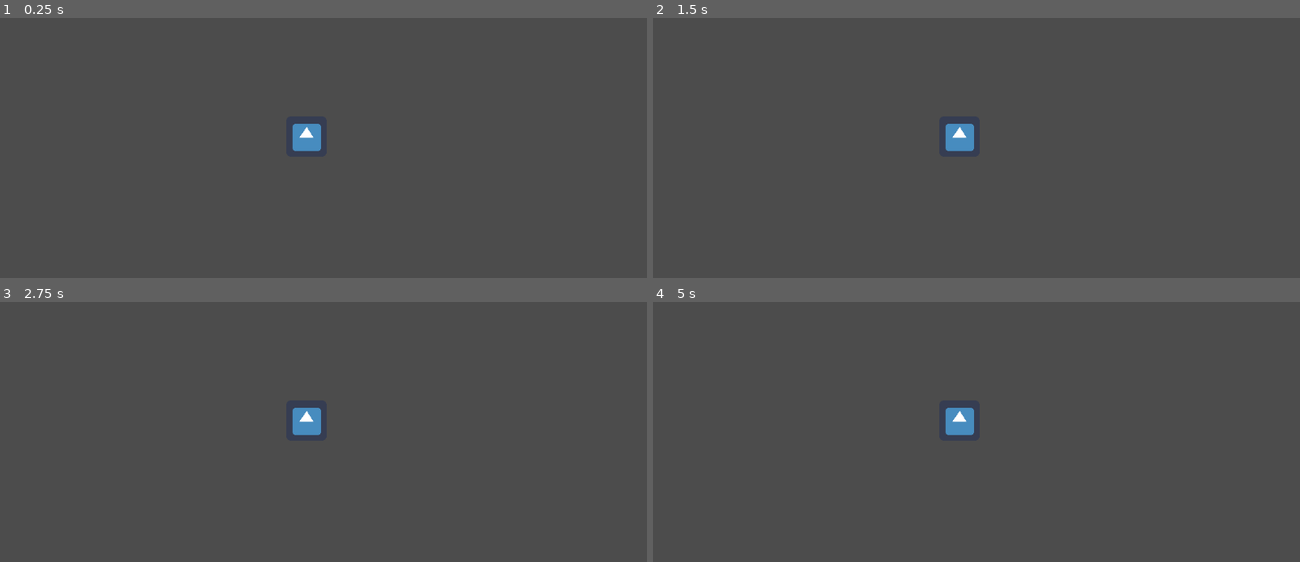
Above: before the commit, frames 1-4 (two rows, left to right).
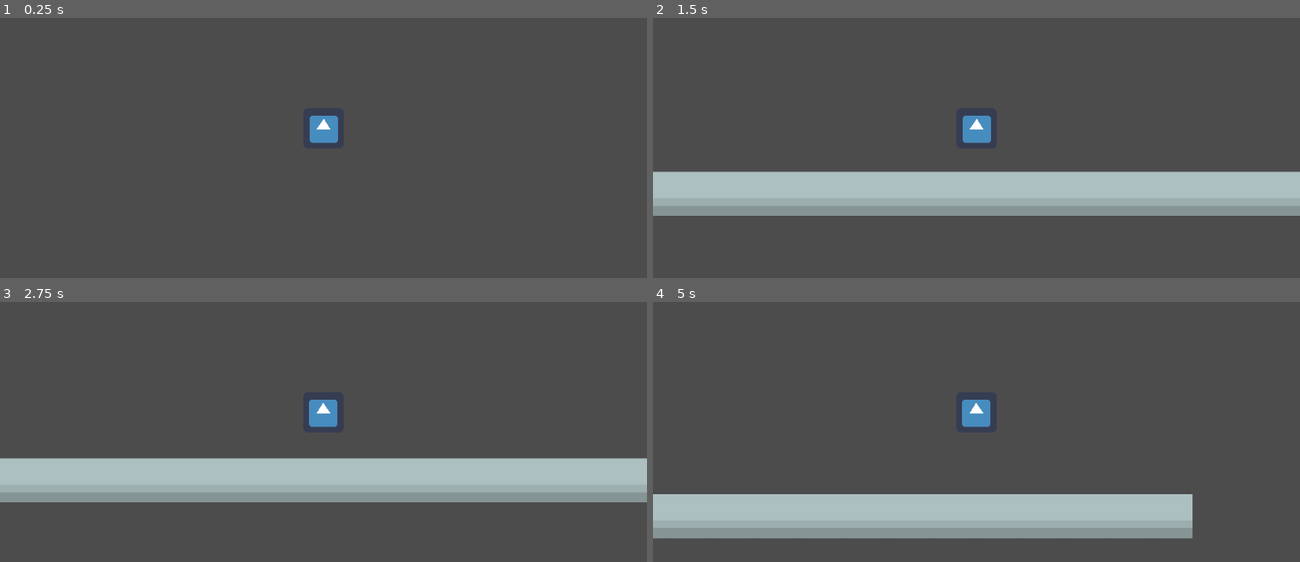
Above: after the commit, the same moments.

Repository: benpm/ldjam52
Game: Godot game, scene res://scenes/main.tscn
The game is run twice, just before and just after one commit, with the same random seed, the same clock (stepped at 60 frames per second) and the same inputs. The engine's default icon, where the game draws it, is replaced by a stand-in: a white triangle on a blue panel in a dark square.
Inputs:
- Up to frame 1 (0.25 s): no input
- Up to frame 2 (1.5 s): tap Enter at 0.5 s; hold Right (right, bound only after the commit) from 0.53 s (still down); tap Down (fall, bound only after the commit) at 0.6 s; tap Up (jump, bound only after the commit) at 0.77, 0.8, 1.07, 1.35 s
- Up to frame 3 (2.75 s): tap Up (jump, bound only after the commit) at 1.52, 1.82, 2.3 s; tap Down (fall, bound only after the commit) at 1.55, 2.1 s; release Right (right, bound only after the commit) at 2.03 s; hold Left (left, bound only after the commit) from 2.03 s (still down)
- Up to frame 4 (5 s): tap Space at 2.75 s; release Left (left, bound only after the commit) at 2.78 s; hold Right (right, bound only after the commit) 2.78-4.28 s; tap Down (fall, bound only after the commit) at 2.85, 4.35 s; tap Up (jump, bound only after the commit) at 3.02, 3.32, 3.6, 3.77, 4.07, 4.52, 4.82 s; hold Left (left, bound only after the commit) from 4.28 s (still down)

The runs differ from the first frame. In frame 1, 0.7% of the frame differs, in the area x 45-53%, y 37-52%; in frame 2, 18%, in the area x 0-100%, y 37-77%; in frame 3, 18%; in frame 4, 15%.

Commit message:
player movement

Diff:
--- /dev/null
+++ b/objects/player.tscn
@@ -0,0 +1,33 @@
+[gd_scene load_steps=5 format=2]
+
+[ext_resource path="res://scripts/player.gd" type="Script" id=1]
+[ext_resource path="res://icon.png" type="Texture" id=2]
+
+[sub_resource type="SpriteFrames" id=1]
+animations = [ {
+"frames": [ ExtResource( 2 ) ],
+"loop": true,
+"name": "fall",
+"speed": 5.0
+}, {
+"frames": [ ExtResource( 2 ), ExtResource( 2 ), ExtResource( 2 ), ExtResource( 2 ) ],
+"loop": true,
+"name": "run",
+"speed": 5.0
+} ]
+
+[sub_resource type="RectangleShape2D" id=6]
+extents = Vector2( 10, 28.5 )
+
+[node name="player" type="KinematicBody2D"]
+position = Vector2( 454, 226 )
+script = ExtResource( 1 )
+
+[node name="sprite" type="AnimatedSprite" parent="."]
+position = Vector2( 0, -21 )
+frames = SubResource( 1 )
+animation = "fall"
+
+[node name="CollisionShape2D" type="CollisionShape2D" parent="."]
+position = Vector2( 0, -18.5 )
+shape = SubResource( 6 )
--- a/project.godot
+++ b/project.godot
@@ -8,15 +8,66 @@
 
 config_version=4
 
+_global_script_classes=[ {
+"base": "KinematicBody2D",
+"class": "Player",
+"language": "GDScript",
+"path": "res://scripts/player.gd"
+} ]
+_global_script_class_icons={
+"Player": ""
+}
+
 [application]
 
 config/name="ldjam52"
 run/main_scene="res://scenes/main.tscn"
 config/icon="res://icon.png"
 
+[autoload]
+
+Sound="*res://scripts/Sound.gd"
+
 [gui]
 
 common/drop_mouse_on_gui_input_disabled=true
+
+[input]
+
+up={
+"deadzone": 0.5,
+"events": [ Object(InputEventKey,"resource_local_to_scene":false,"resource_name":"","device":0,"alt":false,"shift":false,"control":false,"meta":false,"command":false,"pressed":false,"scancode":16777232,"physical_scancode":0,"unicode":0,"echo":false,"script":null)
+ ]
+}
+right={
+"deadzone": 0.5,
+"events": [ Object(InputEventKey,"resource_local_to_scene":false,"resource_name":"","device":0,"alt":false,"shift":false,"control":false,"meta":false,"command":false,"pressed":false,"scancode":16777233,"physical_scancode":0,"unicode":0,"echo":false,"script":null)
+, Object(InputEventKey,"resource_local_to_scene":false,"resource_name":"","device":0,"alt":false,"shift":false,"control":false,"meta":false,"command":false,"pressed":false,"scancode":68,"physical_scancode":0,"unicode":0,"echo":false,"script":null)
+ ]
+}
+left={
+"deadzone": 0.5,
+"events": [ Object(InputEventKey,"resource_local_to_scene":false,"resource_name":"","device":0,"alt":false,"shift":false,"control":false,"meta":false,"command":false,"pressed":false,"scancode":16777231,"physical_scancode":0,"unicode":0,"echo":false,"script":null)
+, Object(InputEventKey,"resource_local_to_scene":false,"resource_name":"","device":0,"alt":false,"shift":false,"control":false,"meta":false,"command":false,"pressed":false,"scancode":65,"physical_scancode":0,"unicode":0,"echo":false,"script":null)
+ ]
+}
+down={
+"deadzone": 0.5,
+"events": [ Object(InputEventKey,"resource_local_to_scene":false,"resource_name":"","device":0,"alt":false,"shift":false,"control":false,"meta":false,"command":false,"pressed":false,"scancode":16777234,"physical_scancode":0,"unicode":0,"echo":false,"script":null)
+ ]
+}
+fall={
+"deadzone": 0.5,
+"events": [ Object(InputEventKey,"resource_local_to_scene":false,"resource_name":"","device":0,"alt":false,"shift":false,"control":false,"meta":false,"command":false,"pressed":false,"scancode":16777234,"physical_scancode":0,"unicode":0,"echo":false,"script":null)
+ ]
+}
+jump={
+"deadzone": 0.5,
+"events": [ Object(InputEventKey,"resource_local_to_scene":false,"resource_name":"","device":0,"alt":false,"shift":false,"control":false,"meta":false,"command":false,"pressed":false,"scancode":16777232,"physical_scancode":0,"unicode":0,"echo":false,"script":null)
+, Object(InputEventKey,"resource_local_to_scene":false,"resource_name":"","device":0,"alt":false,"shift":false,"control":false,"meta":false,"command":false,"pressed":false,"scancode":87,"physical_scancode":0,"unicode":0,"echo":false,"script":null)
+, Object(InputEventKey,"resource_local_to_scene":false,"resource_name":"","device":0,"alt":false,"shift":false,"control":false,"meta":false,"command":false,"pressed":false,"scancode":32,"physical_scancode":0,"unicode":0,"echo":false,"script":null)
+ ]
+}
 
 [physics]
 
--- a/scenes/main.tscn
+++ b/scenes/main.tscn
@@ -1,9 +1,62 @@
-[gd_scene load_steps=2 format=2]
+[gd_scene load_steps=7 format=2]
 
-[ext_resource path="res://icon.png" type="Texture" id=1]
+[ext_resource path="res://objects/player.tscn" type="PackedScene" id=1]
+[ext_resource path="res://scripts/camera.gd" type="Script" id=2]
+[ext_resource path="res://sprites/building_tiles.png" type="Texture" id=4]
 
-[node name="Node2D" type="Node2D"]
+[sub_resource type="ConvexPolygonShape2D" id=8]
+points = PoolVector2Array( 0, 0, 70, 0, 70, 70, 0, 70 )
 
-[node name="Sprite" type="Sprite" parent="."]
-position = Vector2( 485, 292 )
-texture = ExtResource( 1 )
+[sub_resource type="ConvexPolygonShape2D" id=9]
+points = PoolVector2Array( 0, 0, 70, 0, 70, 70, 0, 70 )
+
+[sub_resource type="TileSet" id=7]
+0/name = "building_tiles.png 0"
+0/texture = ExtResource( 4 )
+0/tex_offset = Vector2( 0, 0 )
+0/modulate = Color( 1, 1, 1, 1 )
+0/region = Rect2( 0, 0, 700, 700 )
+0/tile_mode = 2
+0/autotile/icon_coordinate = Vector2( 0, 0 )
+0/autotile/tile_size = Vector2( 70, 70 )
+0/autotile/spacing = 0
+0/autotile/occluder_map = [  ]
+0/autotile/navpoly_map = [  ]
+0/autotile/priority_map = [  ]
+0/autotile/z_index_map = [  ]
+0/occluder_offset = Vector2( 0, 0 )
+0/navigation_offset = Vector2( 0, 0 )
+0/shape_offset = Vector2( 0, 0 )
+0/shape_transform = Transform2D( 1, 0, 0, 1, 0, 0 )
+0/shape = SubResource( 8 )
+0/shape_one_way = false
+0/shape_one_way_margin = 1.0
+0/shapes = [ {
+"autotile_coord": Vector2( 0, 0 ),
+"one_way": false,
+"one_way_margin": 1.0,
+"shape": SubResource( 8 ),
+"shape_transform": Transform2D( 1, 0, 0, 1, 0, 0 )
+}, {
+"autotile_coord": Vector2( 5, 4 ),
+"one_way": false,
+"one_way_margin": 1.0,
+"shape": SubResource( 9 ),
+"shape_transform": Transform2D( 1, 0, 0, 1, 0, 0 )
+} ]
+0/z_index = 0
+
+[node name="scene" type="Node2D"]
+
+[node name="player" parent="." instance=ExtResource( 1 )]
+
+[node name="TileMap" type="TileMap" parent="."]
+tile_set = SubResource( 7 )
+cell_size = Vector2( 70, 70 )
+show_collision = true
+format = 1
+tile_data = PoolIntArray( 655363, 3, 262149, 655364, 3, 262149, 655365, 3, 262149, 655366, 3, 262149, 655367, 3, 262149, 655368, 3, 262149, 655369, 3, 262149, 655370, 3, 262149, 655371, 3, 262149, 655372, 3, 262149, 655373, 3, 262149, 655374, 3, 262149, 851963, 0, 262149, 851964, 0, 262149, 851965, 0, 262149, 851966, 0, 262149, 851967, 0, 262149, 786432, 0, 262149, 786433, 0, 262149, 786434, 0, 262149, 786435, 0, 262149, 786436, 0, 262149, 786437, 0, 262149, 786438, 0, 262149, 786439, 0, 262149, 786440, 0, 262149, 786441, 0, 262149, 786442, 0, 262149, 786443, 0, 262149, 786444, 0, 262149, 786445, 0, 262149, 786446, 0, 262149, 786447, 0, 262149, 786448, 0, 262149, 786449, 0, 262149, 786450, 0, 262149, 786451, 0, 262149, 786452, 0, 262149, 786453, 0, 262149 )
+
+[node name="camera" type="Camera2D" parent="."]
+current = true
+script = ExtResource( 2 )
--- /dev/null
+++ b/scripts/Sound.gd
@@ -0,0 +1,4 @@
+extends Node
+
+func play(name: String, pos: Vector2):
+    pass
--- /dev/null
+++ b/scripts/camera.gd
@@ -0,0 +1,16 @@
+extends Camera2D
+
+
+# Declare member variables here. Examples:
+# var a = 2
+# var b = "text"
+onready var player: Player = $"/root/scene/player"
+
+# Called when the node enters the scene tree for the first time.
+func _ready():
+	pass # Replace with function body.
+
+
+# Called every frame. 'delta' is the elapsed time since the previous frame.
+func _process(delta):
+	position = player.position
--- /dev/null
+++ b/scripts/player.gd
@@ -0,0 +1,111 @@
+# Side-scrolling platformer player controller
+
+extends KinematicBody2D
+
+class_name Player
+
+export(float) var maxfall: float = 16.0
+export(float) var movespeed: float = 8.0
+export(float) var gravity: float = 0.35
+export(float) var jumpvel: float = 6
+export(float) var fixrate: float = 1.0
+
+onready var sprite: AnimatedSprite = $sprite
+
+onready var initpos: Vector2 = position
+var vel: Vector2 = Vector2(0, 0)
+var pvel: Vector2
+var jumps: int = 0
+var on_one_way: bool
+var landed: bool
+var stepped: bool
+var dead := false
+var dream = 0
+
+func add_dream(amount):
+	dream += amount
+
+func _ready() -> void:
+	pass
+
+func _process(_delta: float) -> void:
+	# Control animation
+	if abs(vel.y) < 0.1:
+		if sprite.animation != "run":
+			sprite.animation = "run"
+		sprite.speed_scale = abs(vel.x / 3)
+		if vel.x == 0:
+			sprite.frame = 0
+		if sprite.frame == 1 and not stepped:
+			stepped = true
+		elif sprite.frame != 1:
+			stepped = false
+	elif vel.y > 0.1:
+		sprite.animation = "fall"
+	if abs(vel.x) > 0:
+		sprite.flip_h = vel.x < 0
+	# if abs(vel.x) > 0.1 and vel.y == 0.0:
+	# 	Sounds.unpause("run", position)
+	# else:
+	# 	Sounds.pause("run", position)
+
+	# World boundary
+	# if position.y > maxy:
+	# 	death()
+
+func _physics_process(_delta: float) -> void:
+
+	# Move left and right
+	if Input.is_action_pressed("right"):
+		vel.x = movespeed
+	elif Input.is_action_pressed("left"):
+		vel.x = -movespeed
+	else:
+		vel.x = 0
+
+	# Set velocity to zero on ground
+	if is_on_floor():
+		if pvel.y > gravity + 0.1:
+			Sound.play("hit1", position)
+		vel.y = 0
+		jumps = 2
+	else:
+		vel.y += gravity
+
+	# Jump
+	if Input.is_action_just_pressed("jump") and jumps > 0:
+		vel.y = -jumpvel
+		jumps -= 1
+		sprite.speed_scale = 1
+		sprite.play("jump")
+		if jumps == 1:
+			Sound.play("jump1", position)
+		else:
+			Sound.play("jump2", position)
+
+	# Terminal velocity
+	vel.y = min(vel.y, maxfall)
+
+	# Fall through one-way platforms
+	if Input.is_action_just_pressed("fall"):
+		position.y += 2
+		if vel.y != 0:
+			vel.y = 6
+
+	# Collision
+	pvel = vel
+	vel = move_and_slide(vel * 60, Vector2(0, -1)) / 60
+	for i in get_slide_count():
+		var col = get_slide_collision(i)
+		if col.collider is TileMap:
+			var t: TileMap = col.collider
+			var p = t.world_to_map(col.position)
+			var c = t.get_cell_autotile_coord(p.x, p.y)
+			# if t.tile_set.is_damage_tile(c):
+			# 	death()
+
+func death():
+	dead = true
+	Sound.play("die", position)
+	hide()
+	# Global.game.player_died()
Binary file added: sprites/building_tiles.png
Not shown, added: sprites/building_tiles.png.import
Binary file added: sprites/player_sheet.png
Not shown, added: sprites/player_sheet.png.import
Binary file added: sprites/tiles_sheet.png
Not shown, added: sprites/tiles_sheet.png.import
